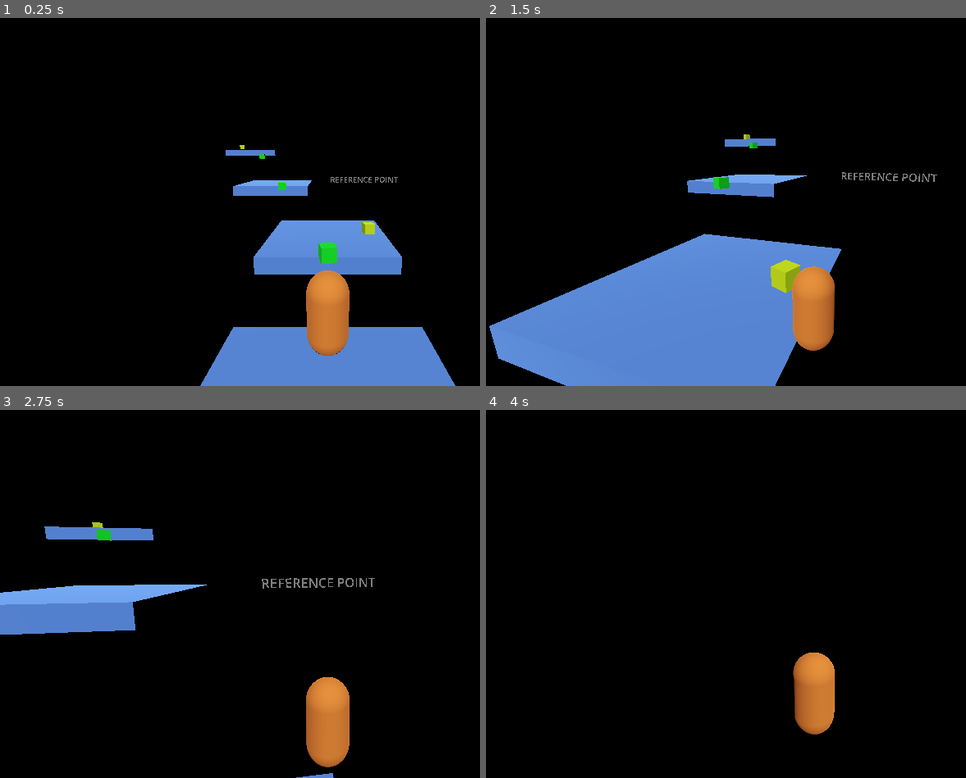
Above: before the commit, frames 1-4 (two rows, left to right).
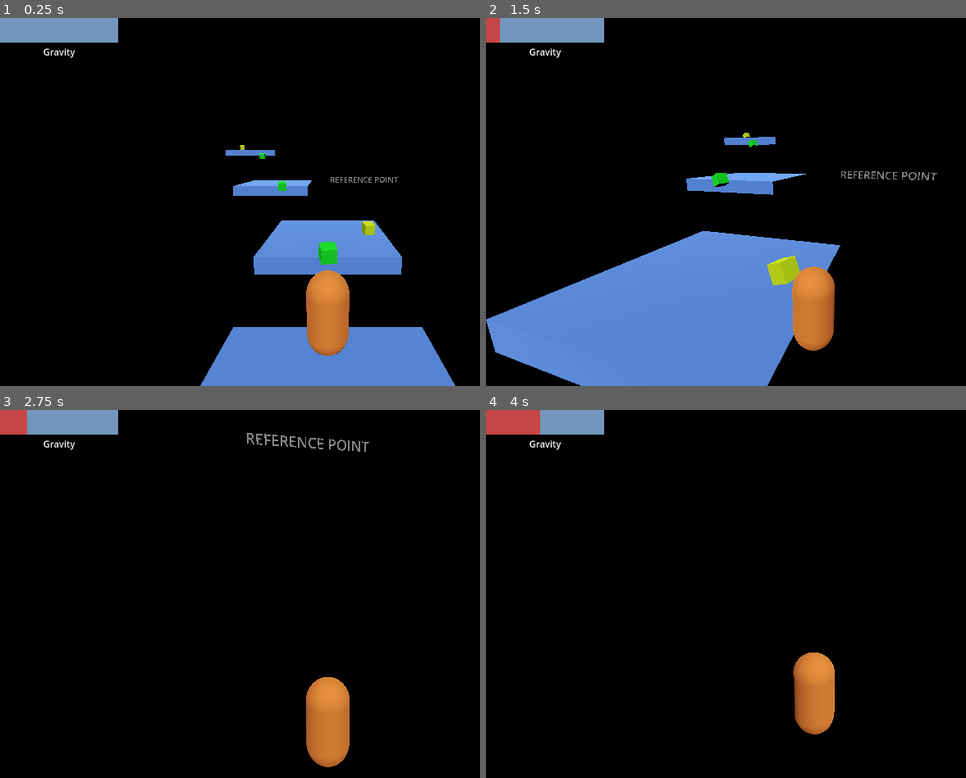
Above: after the commit, the same moments.

Repository: tobiasjdcolvin/Void-Sprinter
Game: Godot game, scene res://levels/level_one.tscn
The game is run twice, just before and just after one commit, with the same random seed, the same clock (stepped at 60 frames per second) and the same inputs.
Inputs (mouse positions are in pixels of both pictures, inside the frame that each line leads up to):
- Up to frame 1 (0.25 s): no input
- Up to frame 2 (1.5 s): move the mouse to (850, 202) at 0.52 s; hold Shift (dash) 0.53-1.28 s; hold W (forward) from 0.53 s (still down); tap Space (jump) at 0.77, 0.8, 1.07, 1.35 s; move the mouse to (778, 202) at 1.27 s
- Up to frame 3 (2.75 s): keep holding W (forward); tap Space (jump) at 1.52, 1.82, 2.3 s; tap Shift (dash) at 1.55 s; move the mouse to (345, 586) at 2.02 s; hold Shift (dash) from 2.03 s (still down)
- Up to frame 4 (4 s): keep holding W (forward); move the mouse to (807, 601) at 2.77 s; release Shift (dash) at 2.78 s; tap Shift (dash) at 2.85 s; tap Space (jump) at 3.02, 3.32 s; move the mouse to (865, 597) at 3.52 s; hold Space (jump) from 3.53 s (still down)

The runs differ from the first frame. In frame 1, 1.8% of the frame differs, in the area x 0-79%, y 0-68%; in frame 2, 4.3%; in frame 3, 6.9%, in the area x 0-79%, y 0-100%; in frame 4, 1.7%.

Commit message:
Added HUD with gravity tracking progress bar, quality of life improvements

Diff:
--- a/levels/level.gd
+++ b/levels/level.gd
@@ -1,8 +1,9 @@
 extends Node3D
 
 var player_scene = preload("res://player/player.tscn")
-var grav_increaser = 1.5
-var grav_threshold = 25
+var grav_increaser = 3
+var grav_threshold = 36
+@onready var grav_ui = $HUD/VBoxContainer/ProgressBar
 
 
 func _ready():
@@ -14,9 +15,13 @@
 func _on_gravity_timer_timeout():
 	# continuously add "grav_increaser" to the project's gravity
 	PhysicsServer3D.area_set_param(get_viewport().find_world_3d().space, PhysicsServer3D.AREA_PARAM_GRAVITY, PhysicsServer3D.area_get_param(get_viewport().find_world_3d().space, PhysicsServer3D.AREA_PARAM_GRAVITY) + grav_increaser)
+	grav_ui.set_value_no_signal(PhysicsServer3D.area_get_param(get_viewport().find_world_3d().space, PhysicsServer3D.AREA_PARAM_GRAVITY))
 
 	# suck everything into the void once gravity reaches "grav_threshold"
 	if PhysicsServer3D.area_get_param(get_viewport().find_world_3d().space, PhysicsServer3D.AREA_PARAM_GRAVITY) >= grav_threshold:
 		for platform in $Platforms.get_children():
 			platform.axis_lock_linear_y = false
 		$PlayerContainer/Player.level_falling = true
+
+func grav_update():
+	grav_ui.set_value_no_signal(PhysicsServer3D.area_get_param(get_viewport().find_world_3d().space, PhysicsServer3D.AREA_PARAM_GRAVITY))
--- a/levels/level.tscn
+++ b/levels/level.tscn
@@ -1,6 +1,7 @@
-[gd_scene load_steps=5 format=3 uid="uid://blbyky0qw54e0"]
+[gd_scene load_steps=6 format=3 uid="uid://blbyky0qw54e0"]
 
 [ext_resource type="Script" path="res://levels/level.gd" id="1_kxf4g"]
+[ext_resource type="PackedScene" uid="uid://djfr0mmvq5muc" path="res://ui/hud.tscn" id="2_7m7rh"]
 
 [sub_resource type="ProceduralSkyMaterial" id="ProceduralSkyMaterial_x742i"]
 sky_horizon_color = Color(0.64625, 0.65575, 0.67075, 1)
@@ -16,6 +17,8 @@
 
 [node name="Level" type="Node3D"]
 script = ExtResource("1_kxf4g")
+
+[node name="HUD" parent="." instance=ExtResource("2_7m7rh")]
 
 [node name="WorldEnvironment" type="WorldEnvironment" parent="."]
 environment = SubResource("Environment_ok5sf")
--- a/pickups/pickup_grav.gd
+++ b/pickups/pickup_grav.gd
@@ -2,8 +2,10 @@
 
 func _process(delta):
 	rotation.y += (PI/4) * delta
+	rotation.x += (PI/4) * delta
 
-func _on_body_entered(_body):
+func _on_body_entered(body):
 	# make gravity less intense
-	PhysicsServer3D.area_set_param(get_viewport().find_world_3d().space, PhysicsServer3D.AREA_PARAM_GRAVITY, PhysicsServer3D.area_get_param(get_viewport().find_world_3d().space, PhysicsServer3D.AREA_PARAM_GRAVITY) - 5.0)
+	PhysicsServer3D.area_set_param(get_viewport().find_world_3d().space, PhysicsServer3D.AREA_PARAM_GRAVITY, PhysicsServer3D.area_get_param(get_viewport().find_world_3d().space, PhysicsServer3D.AREA_PARAM_GRAVITY) - 9.0)
+	body.grav_updated()
 	queue_free()
--- a/pickups/pickup_jump.gd
+++ b/pickups/pickup_jump.gd
@@ -2,6 +2,7 @@
 
 func _process(delta):
 	rotation.y += (PI/4) * delta
+	rotation.x += (PI/4) * delta
 
 func _on_body_entered(body):
 	body.max_jumps += 1
--- a/player/player.gd
+++ b/player/player.gd
@@ -5,6 +5,9 @@
 var level_falling = false
 var num_jumps = 0
 var max_jumps = 1
+
+func grav_updated():
+	get_parent().get_parent().grav_update()
 
 func _unhandled_input(event):
 	if event is InputEventMouseMotion:
@@ -24,12 +27,12 @@
 		max_jumps = 1
 
 	# Handle jump.
-	if Input.is_action_pressed("jump") and num_jumps <= max_jumps - 1 and $JumpTimer.is_stopped():
+	if Input.is_action_pressed("jump") and num_jumps <= max_jumps - 1 and $JumpTimer.is_stopped() and not level_falling:
 		velocity.y = JUMP_VELOCITY
 		num_jumps += 1
 		$JumpTimer.start()
 
-	if Input.is_action_pressed("dash") and $DashResetTimer.is_stopped():
+	if Input.is_action_pressed("dash") and $DashResetTimer.is_stopped() and not level_falling:
 		$DashTimer.start()
 		$DashResetTimer.start()
 
--- /dev/null
+++ b/ui/hud.gd
@@ -0,0 +1 @@
+extends Control
--- /dev/null
+++ b/ui/hud.tscn
@@ -0,0 +1,45 @@
+[gd_scene load_steps=4 format=3 uid="uid://djfr0mmvq5muc"]
+
+[ext_resource type="Script" path="res://ui/hud.gd" id="1_phsoo"]
+
+[sub_resource type="StyleBoxFlat" id="StyleBoxFlat_rxult"]
+bg_color = Color(0.444, 0.592, 0.74, 1)
+
+[sub_resource type="StyleBoxFlat" id="StyleBoxFlat_iklek"]
+bg_color = Color(0.78, 0.273, 0.273, 1)
+
+[node name="HUD" type="Control"]
+layout_mode = 3
+anchors_preset = 15
+anchor_right = 1.0
+anchor_bottom = 1.0
+grow_horizontal = 2
+grow_vertical = 2
+mouse_filter = 2
+script = ExtResource("1_phsoo")
+
+[node name="VBoxContainer" type="VBoxContainer" parent="."]
+layout_mode = 1
+anchors_preset = -1
+anchor_right = 0.146
+anchor_bottom = 0.048
+offset_right = 40.0
+offset_bottom = 40.0
+
+[node name="ProgressBar" type="ProgressBar" parent="VBoxContainer"]
+layout_mode = 2
+size_flags_vertical = 3
+theme_override_styles/background = SubResource("StyleBoxFlat_rxult")
+theme_override_styles/fill = SubResource("StyleBoxFlat_iklek")
+min_value = 9.8
+max_value = 36.0
+value = 9.8
+allow_greater = true
+allow_lesser = true
+show_percentage = false
+
+[node name="Label" type="Label" parent="VBoxContainer"]
+layout_mode = 2
+text = "Gravity"
+horizontal_alignment = 1
+vertical_alignment = 1
